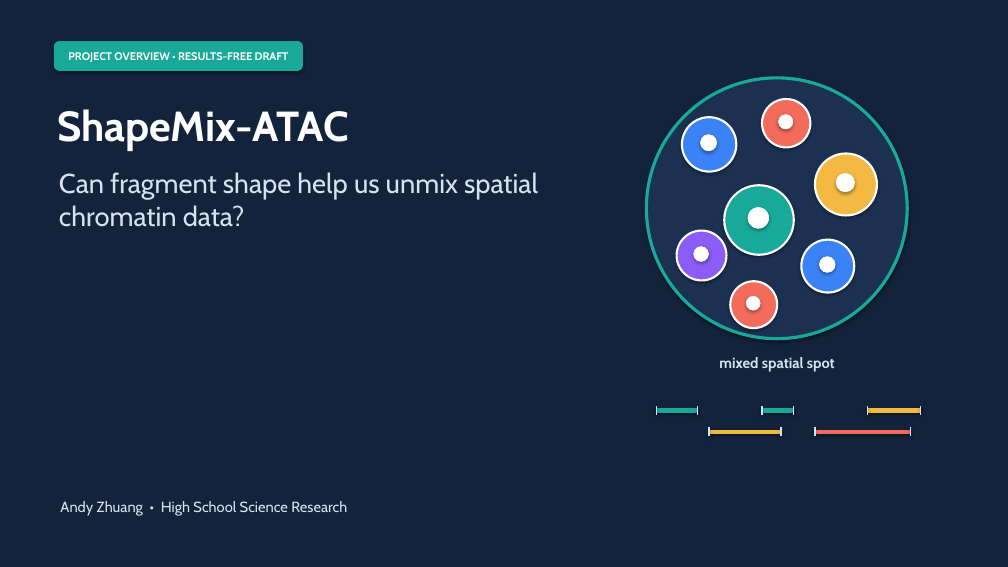
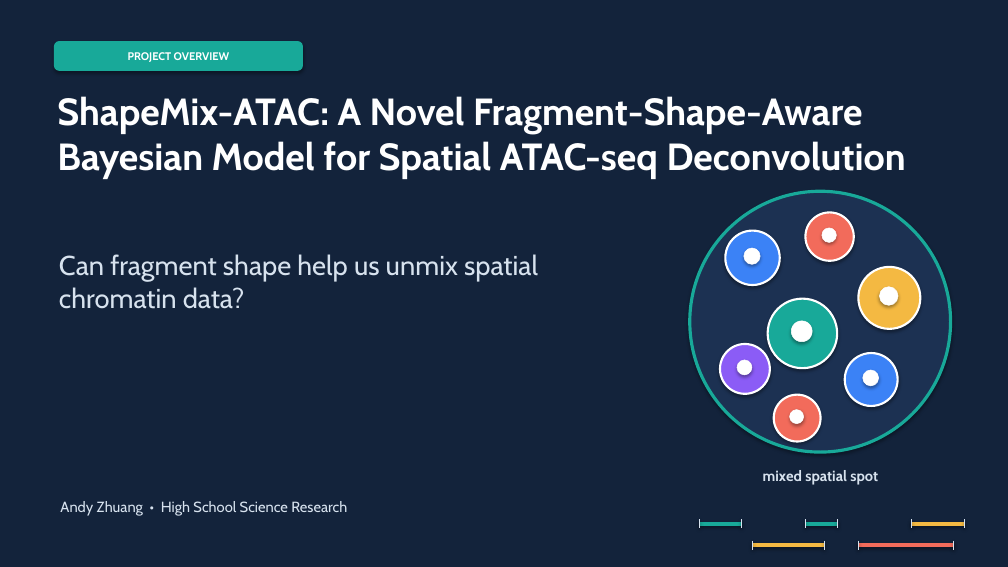
Before and after one commit to ericzhuang2010/deconvATAC, a slide deck: slide 1 of docs/ShapeMix/presentations/ShapeMix_High_School_Research_Deck.pptx. Drawn at 1008x567 pixels with LibreOffice and Linux fonts; fonts in the diff are those of the drawing. Boxes give left, top, right and bottom in pixels: in the first picture for what was removed or moved away, otherwise in the second. Text is boxed around its words. In the diff, an @@ line names an element or a change of style, - is before the commit and + after.

```diff
--- a/docs/ShapeMix/presentations/ShapeMix_High_School_Research_Deck.pptx
+++ b/docs/ShapeMix/presentations/ShapeMix_High_School_Research_Deck.pptx
@@ text in rounded rectangle at [128, 52, 230, 62]: text changed @@
-PROJECT OVERVIEW • RESULTS-FREE DRAFT
+PROJECT OVERVIEW
@@ text at [57, 96, 906, 179]: text changed; size 40 to 36 pt @@
-ShapeMix-ATAC
+ShapeMix-ATAC: A Novel Fragment-Shape-Aware Bayesian Model for Spatial ATAC-seq Deconvolution
@@ text "Can fragment shape help us ...": place and size @@
-text "Can fragment shape help us ..." at [59, 172, 538, 227]
+text "Can fragment shape help us ..." at [59, 254, 538, 309]
@@ 15 ellipses, 15 lines, 1 text: place and size @@
-15 ellipses, 15 lines, 1 text at [647, 78, 921, 436]
+15 ellipses, 15 lines, 1 text at [690, 191, 964, 550]
```
Also in this commit, not shown: 8 other slides changed, 8 slides added, 15 slides removed, 23 other files.
